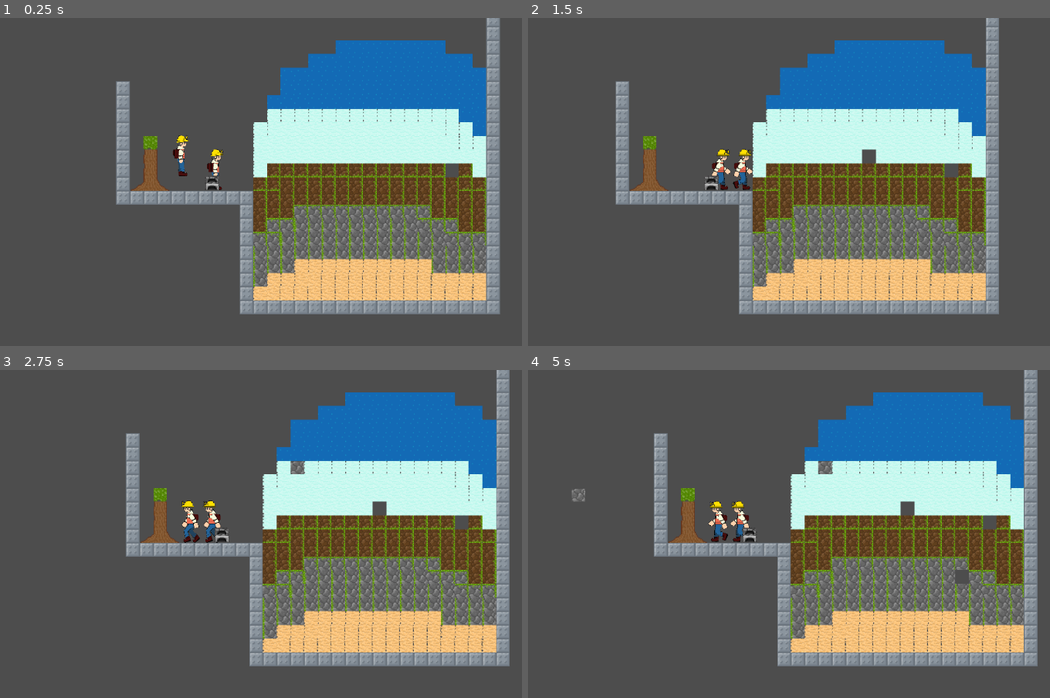
Above: before the commit, frames 1-4 (two rows, left to right).
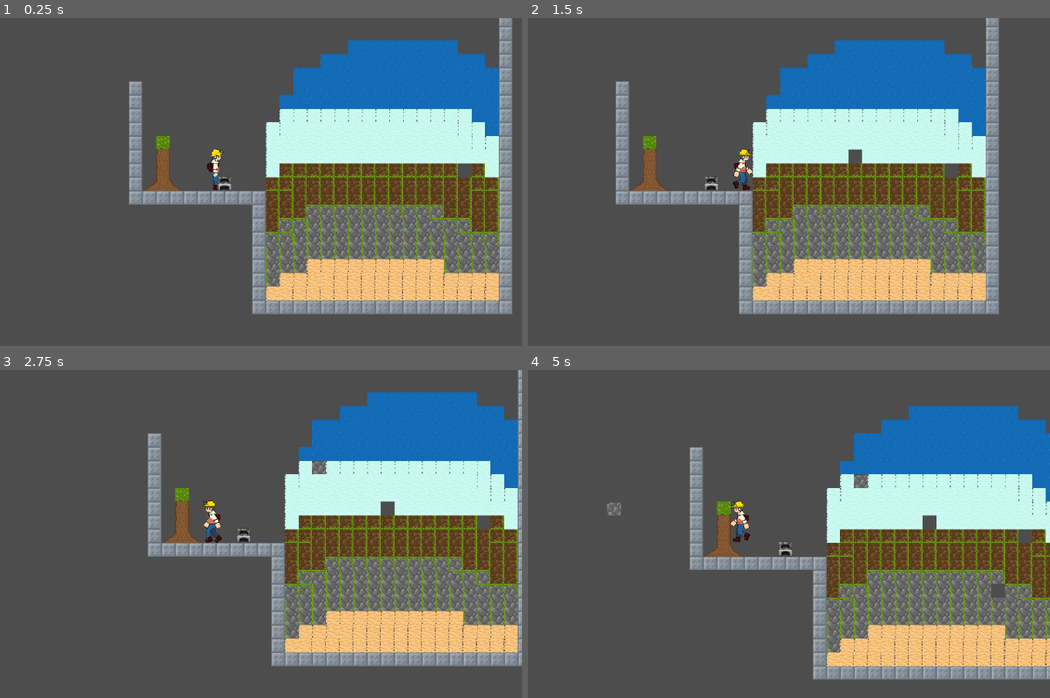
Above: after the commit, the same moments.

Repository: kangurm/Blockbuster
Game: Godot game, scene res://scenes/grid-test.tscn
The game is run twice, just before and just after one commit, with the same random seed, the same clock (stepped at 60 frames per second) and the same inputs.
Inputs (mouse positions are in pixels of both pictures, inside the frame that each line leads up to):
- Up to frame 1 (0.25 s): no input
- Up to frame 2 (1.5 s): tap Enter (ui_accept) at 0.5, 0.77 s; move the mouse to (877, 175) at 0.52 s; hold Right (ui_right) from 0.53 s (still down); click (877, 175) at 0.6 s; move the mouse to (616, 208) at 1.27 s; click (616, 208) at 1.35 s
- Up to frame 3 (2.75 s): tap Enter (ui_accept) at 1.52 s; move the mouse to (276, 468) at 2.02 s; release Right (ui_right) at 2.03 s; hold Left (ui_left) from 2.03 s (still down); right-click (276, 468) at 2.1 s; click (276, 468) at 2.3 s
- Up to frame 4 (5 s): tap Enter (ui_accept) at 2.75, 3.02, 3.5, 3.77, 4.52 s; move the mouse to (710, 612) at 2.77 s; release Left (ui_left) at 2.78 s; hold Right (ui_right) 2.78-4.28 s; click (710, 612) at 2.85 s; move the mouse to (924, 596) at 3.52 s; click (924, 596) at 3.6 s; move the mouse to (554, 491) at 4.27 s; hold Left (ui_left) from 4.28 s (still down); right-click (554, 491) at 4.35 s; click (554, 491) at 4.55 s

The runs differ from the first frame. In frame 1, 17% of the frame differs, in the area x 22-99%, y 0-91%; in frame 2, 0.5%; in frame 3, 20%; in frame 4, 30%, in the area x 8-100%, y 0-95%.

Commit message:
Refinery edits

Diff:
--- a/Refinery/Refinery.gd
+++ b/Refinery/Refinery.gd
@@ -3,3 +3,10 @@
 func _input (event):
 	if Input.is_action_just_pressed("mb_left"):
 		self.get_node("Timer")
+
+
+func _on_clicked():
+	if Input.is_action_just_pressed("mb_left"):
+		var timer = self.get_node("Timer")
+		print("On clicked fired")
+		timer.activate_timer();
--- a/Refinery/Timer.gd
+++ b/Refinery/Timer.gd
@@ -14,4 +14,5 @@
 	pass
 
 func activate_timer():
+	print("timer started")
 	self.start(60)
--- a/scenes/grid-test.gd
+++ b/scenes/grid-test.gd
@@ -2,6 +2,7 @@
 
 @onready var tile_map = $TileMap
 @onready var player = $player
+@onready var refinery = $Refinery
 var score = 0
 
 func _ready():
--- a/scenes/grid-test.tscn
+++ b/scenes/grid-test.tscn
@@ -15,7 +15,7 @@
 [node name="TileMap" type="TileMap" parent="."]
 tile_set = ExtResource("1_njt13")
 format = 2
-layer_0/tile_data = PackedInt32Array(65529, 589824, 5, 19660 …(6483 unchanged characters)… 608, 6, -5, 196608, 6, -65541, 851968, 6, 65534, 1, 65536)
+layer_0/tile_data = PackedInt32Array(65529, 589824, 5, 19660 …(6483 unchanged characters)… 608, 6, -5, 196608, 6, -65541, 851968, 6)
 script = ExtResource("2_x7qx0")
 
 [node name="Refinery" parent="." instance=ExtResource("3_u0nxb")]
Not shown: 1 places in scenes/grid-test.tscn that only renumber resources
Renamed: scripts/player.gd -> scripts/player_old.gd
